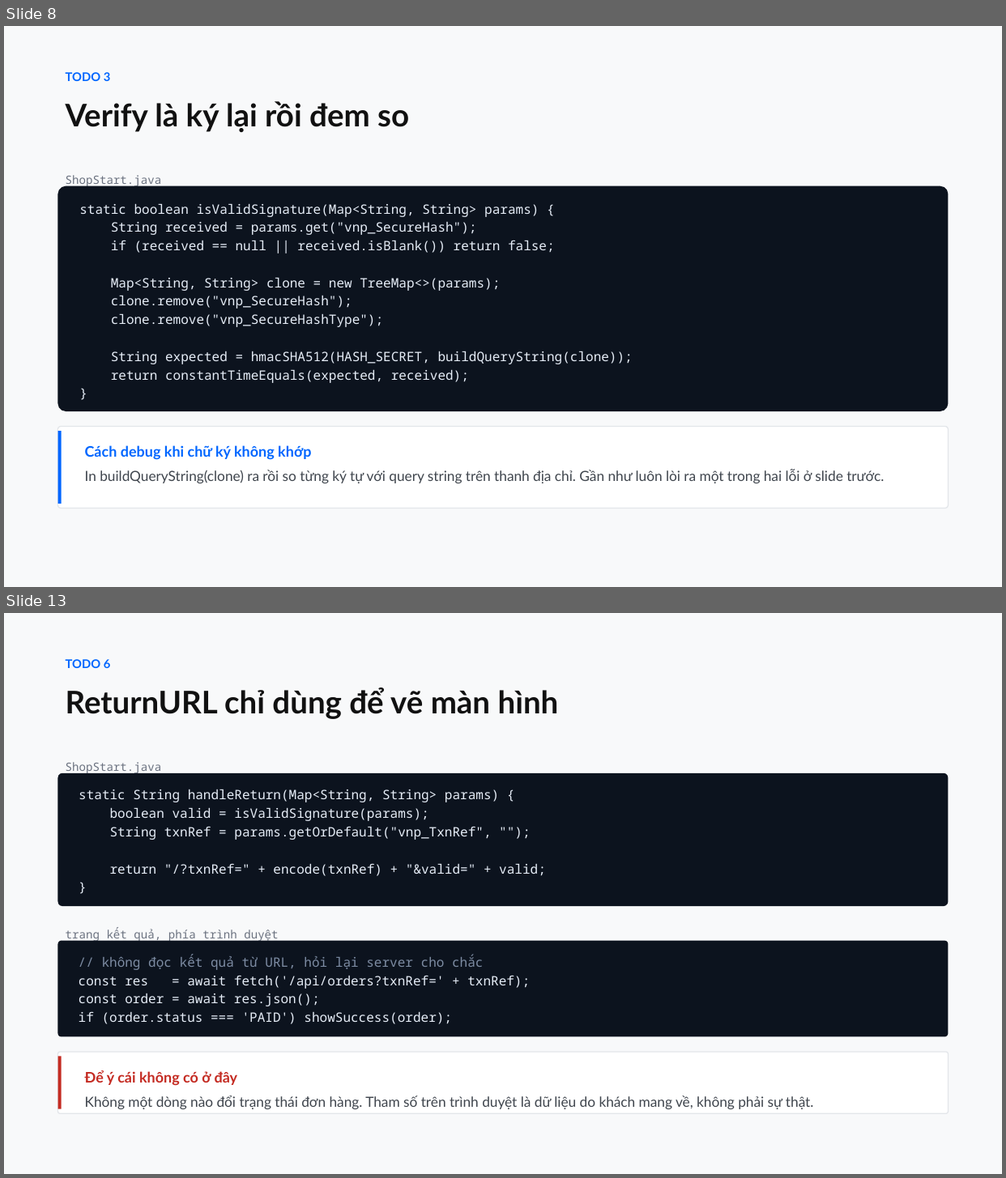
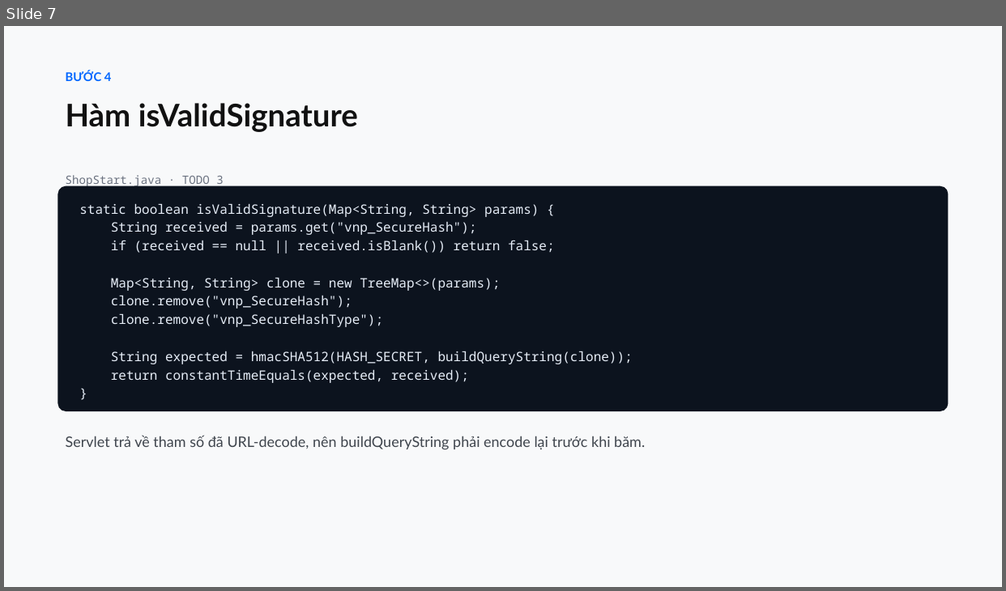
Before and after one commit to conchocon154/vnpay-seminar, a slide deck: VNPAY-seminar.pptx. Shown one above the other, each under a label of ours: slides 8 and 13 before the commit, slide 7 after it; the slides between them are not shown. The pictures are 1006x1178 and 1006x591 pixels, drawn with LibreOffice and Linux fonts; fonts in the diff are those of the drawing. Boxes give left, top, right and bottom in pixels: in the first picture for what was removed or moved away, otherwise in the second. Text is boxed around its words. In the diff, an @@ line names an element or a change of style, - is before the commit and + after.

```diff
--- a/VNPAY-seminar.pptx
+++ b/VNPAY-seminar.pptx
@@ slide 13 removed at (x1=4, y1=613, x2=1002, y2=1174), background #F8F9FA @@
@@ text removed at (x1=66, y1=659, x2=559, y2=719) @@
-TODO 6
-ReturnURL chỉ dùng để vẽ màn hình
@@ rounded rectangle removed at (x1=58, y1=773, x2=948, y2=906) @@
-static String handleReturn(Map<String, String> params) {
-boolean valid = isValidSignature(params);
-String txnRef = params.getOrDefault("vnp_TxnRef", "");
-return "/?txnRef=" + encode(txnRef) + "&valid=" + valid;
-}
@@ text removed at (x1=66, y1=762, x2=162, y2=774) @@
-ShopStart.java
@@ text removed at (x1=66, y1=927, x2=278, y2=942) @@
-trang kết quả, phía trình duyệt
@@ rounded rectangle removed at (x1=58, y1=941, x2=948, y2=1037) @@
-// không đọc kết quả từ URL, hỏi lại server cho chắc
-const res = await fetch('/api/orders?txnRef=' + txnRef);
-const order = await res.json();
-if (order.status === 'PAID') showSuccess(order);
@@ rounded rectangle removed at (x1=58, y1=1053, x2=948, y2=1114) @@
@@ rectangle removed at (x1=58, y1=1057, x2=61, y2=1110) @@
@@ text removed at (x1=85, y1=1071, x2=814, y2=1110) @@
-Để ý cái không có ở đây
-Không một dòng nào đổi trạng thái đơn hàng. Tham số trên trình duyệt là dữ liệu do khách mang về, không phải sự thật.
@@ what was slide 8 is now slide 7 @@
@@ slide 7 changed as well @@
@@ text at (x1=66, y1=71, x2=358, y2=132): text changed @@
-TODO 3
-Verify là ký lại rồi đem so
+BƯỚC 4
+Hàm isValidSignature
@@ text at (x1=66, y1=175, x2=223, y2=187): text changed @@
-ShopStart.java
+ShopStart.java · TODO 3
@@ rounded rectangle removed at (x1=58, y1=426, x2=948, y2=508) @@
@@ rectangle removed at (x1=58, y1=431, x2=61, y2=504) @@
@@ text added at (x1=66, y1=435, x2=645, y2=450), 14 pt, text #3F454D @@
+Servlet trả về tham số đã URL-decode, nên buildQueryString phải encode lại trước khi băm.
@@ text removed at (x1=85, y1=446, x2=884, y2=484) @@
-Cách debug khi chữ ký không khớp
-In buildQueryString(clone) ra rồi so từng ký tự với query string trên thanh địa chỉ. Gần như luôn lòi ra một trong hai lỗi ở slide trước.
```
Also in this commit, not shown: 3 other slides changed, 10 slides added, 14 other slides removed, 1 other file.
